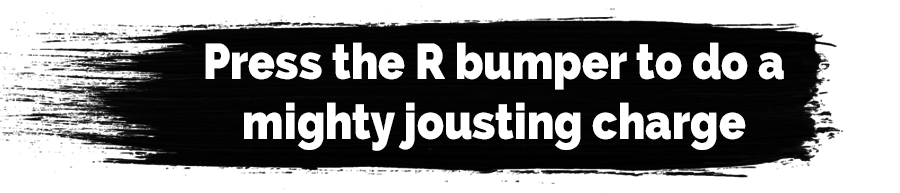
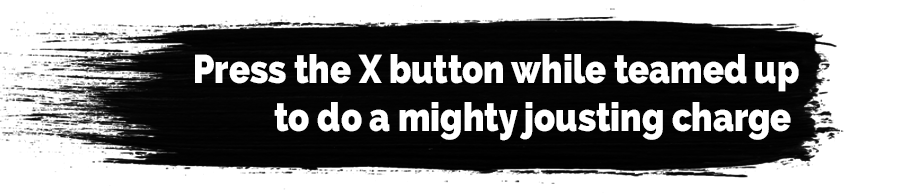
Before/after of a 900 × 193 layered artwork. What changed in the layer stack:
renamed "Press the R bumper to do a mighty jousting charge" to "Press the X button while teamed up to do a mighty jousting char", painted on it over [left=195, top=42, right=799, bottom=151]
